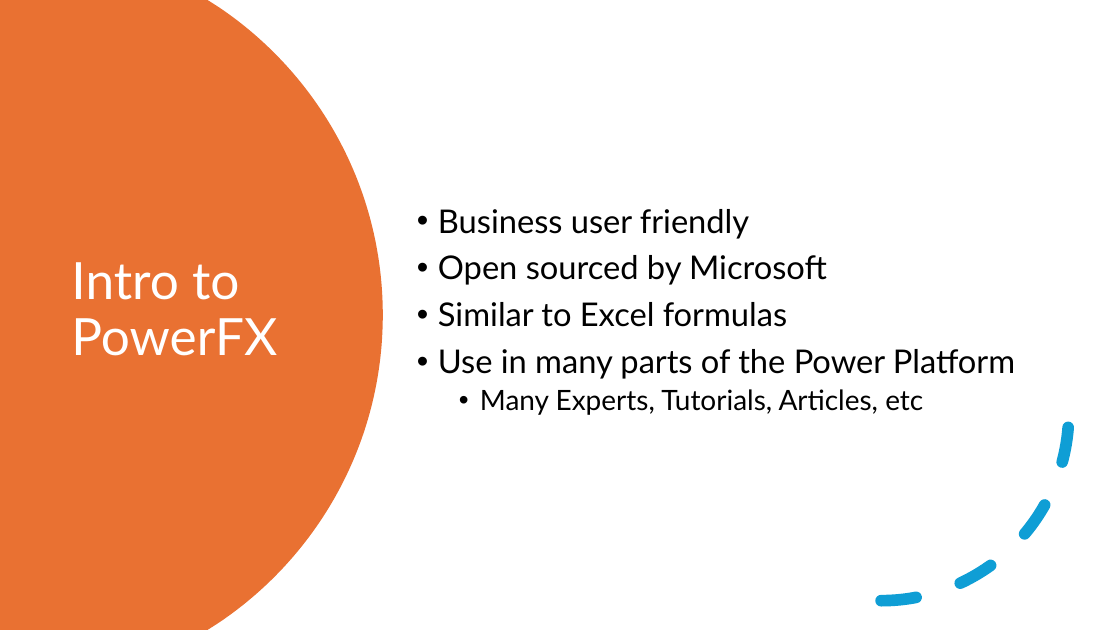
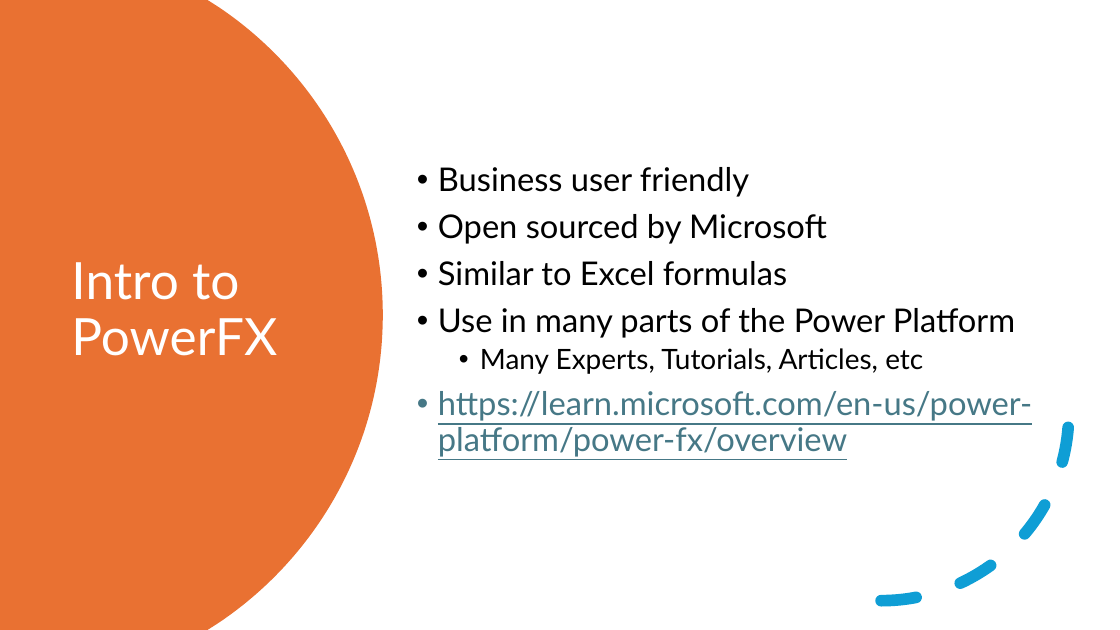
Before and after one commit to TheJuanitoLearnsShow/PuppyDataMapper, a slide deck: slide 9 of src-powerfx/slides/PowerFX embedding session.pptx. Drawn at 1120x630 pixels with LibreOffice and Linux fonts; fonts in the diff are those of the drawing. Boxes give left, top, right and bottom in pixels: in the first picture for what was removed or moved away, otherwise in the second. Text is boxed around its words. In the diff, an @@ line names an element or a change of style, - is before the commit and + after.

```diff
--- a/src-powerfx/slides/PowerFX embedding session.pptx
+++ b/src-powerfx/slides/PowerFX embedding session.pptx
@@ text at [438,391,1032,457]: paragraph added @@
+• https://learn.microsoft.com/en-us/power-platform/power-fx/overview
```
Also in this commit, not shown: 1 other slide changed, 1 slide added.
